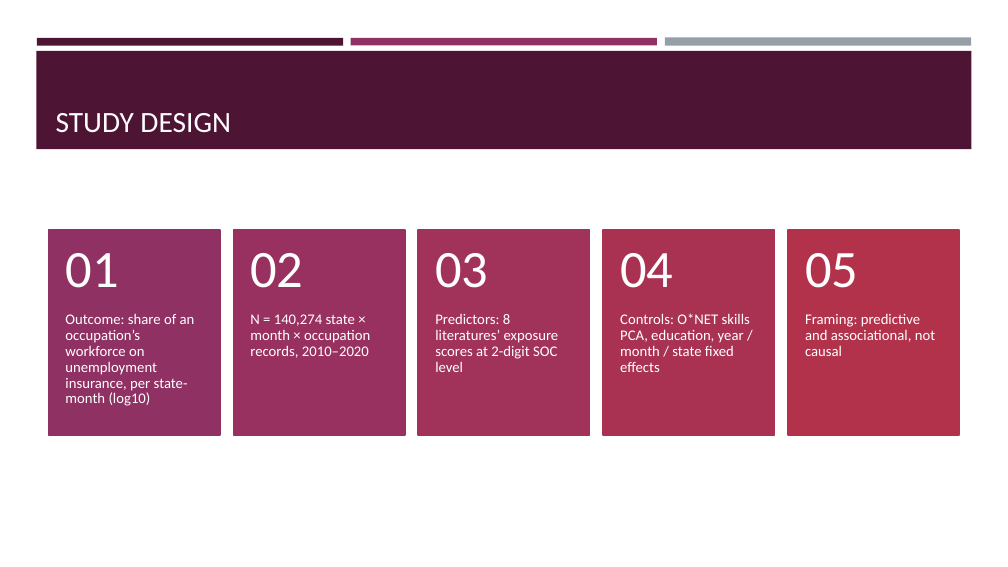
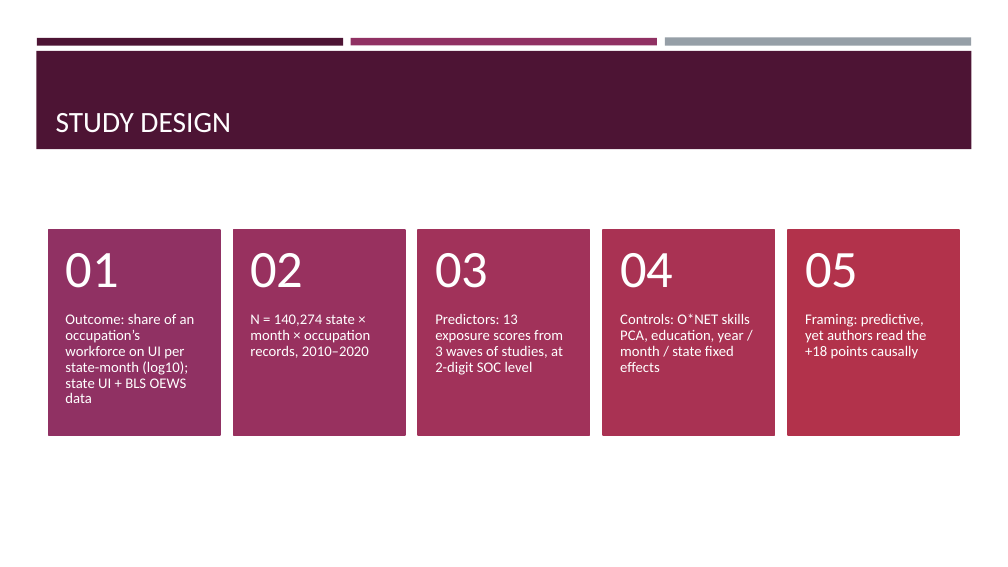
Before and after one commit to Ashonet/CSCU9DA_Assignment, a slide deck: slide 3 of CSCU9DA_Presentation.pptx. Drawn at 1008x567 pixels with LibreOffice and Linux fonts; fonts in the diff are those of the drawing. Boxes give left, top, right and bottom in pixels: in the first picture for what was removed or moved away, otherwise in the second. Text is boxed around its words. In the diff, an @@ line names an element or a change of style, - is before the commit and + after.

```diff
--- a/CSCU9DA_Presentation.pptx
+++ b/CSCU9DA_Presentation.pptx
@@ text at (x1=65, y1=314, x2=195, y2=403): text changed @@
-Outcome: share of an occupation’s workforce on unemployment insurance, per state-month (log10)
+Outcome: share of an occupation’s workforce on UI per state-month (log10); state UI + BLS OEWS data
@@ text at (x1=435, y1=314, x2=563, y2=375): text changed @@
-Predictors: 8 literatures’ exposure scores at 2-digit SOC level
+Predictors: 13 exposure scores from 3 waves of studies, at 2-digit SOC level
@@ text at (x1=805, y1=314, x2=927, y2=359): text changed @@
-Framing: predictive and associational, not causal
+Framing: predictive, yet authors read the +18 points causally
```
Also in this commit, not shown: 6 other slides changed, 2 slides added.
